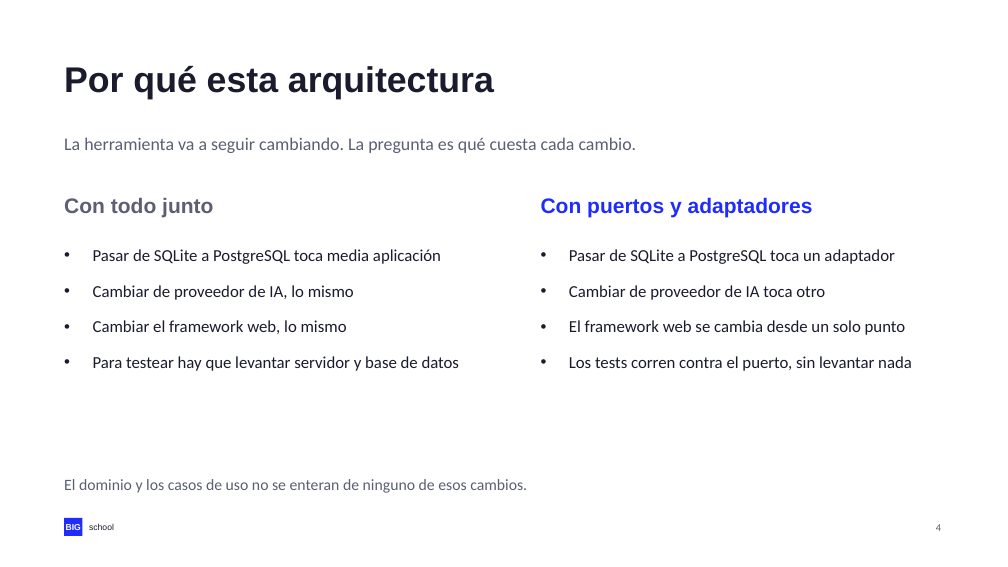
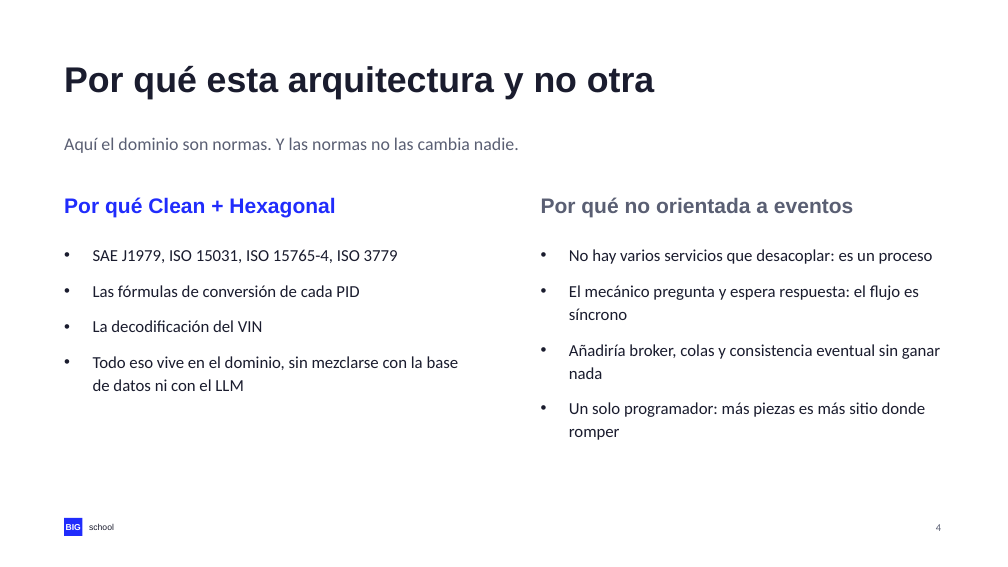
Before and after one commit to NovilloQuinta/intelligent-automotive-diagnostics, a slide deck: slide 4 of docs/presentacion/tfm-intelligent-automotive-diagnostics.pptx. Drawn at 1008x567 pixels with LibreOffice and Linux fonts; fonts in the diff are those of the drawing. Boxes give left, top, right and bottom in pixels: in the first picture for what was removed or moved away, otherwise in the second. Text is boxed around its words. In the diff, an @@ line names an element or a change of style, - is before the commit and + after.

Commit message:
docs(tfm): justificar la arquitectura frente a las alternativas

```diff
--- a/docs/presentacion/tfm-intelligent-automotive-diagnostics.pptx
+++ b/docs/presentacion/tfm-intelligent-automotive-diagnostics.pptx
@@ text at box(64, 66, 654, 99): text changed @@
-Por qué esta arquitectura
+Por qué esta arquitectura y no otra
@@ text at box(64, 137, 519, 153): text changed @@
-La herramienta va a seguir cambiando. La pregunta es qué cuesta cada cambio.
+Aquí el dominio son normas. Y las normas no las cambia nadie.
@@ text at box(64, 197, 335, 218): text changed; text colour #5A5F73 to #202CFC @@
-Con todo junto
+Por qué Clean + Hexagonal
@@ text at box(541, 197, 853, 218): text changed; text colour #202CFC to #5A5F73 @@
-Con puertos y adaptadores
+Por qué no orientada a eventos
@@ text at box(93, 249, 459, 391): text changed @@
-• Pasar de SQLite a PostgreSQL toca media aplicación
-• Cambiar de proveedor de IA, lo mismo
-• Cambiar el framework web, lo mismo
-• Para testear hay que levantar servidor y base de datos
+• SAE J1979, ISO 15031, ISO 15765-4, ISO 3779
+• Las fórmulas de conversión de cada PID
+• La decodificación del VIN
+• Todo eso vive en el dominio, sin mezclarse con la base de datos ni con el LLM
@@ text at box(569, 249, 940, 440): text changed @@
-• Pasar de SQLite a PostgreSQL toca un adaptador
-• Cambiar de proveedor de IA toca otro
-• El framework web se cambia desde un solo punto
-• Los tests corren contra el puerto, sin levantar nada
+• No hay varios servicios que desacoplar: es un proceso
+• El mecánico pregunta y espera respuesta: el flujo es síncrono
+• Añadiría broker, colas y consistencia eventual sin ganar nada
+• Un solo programador: más piezas es más sitio donde romper
@@ text removed at box(64, 479, 527, 493) @@
-El dominio y los casos de uso no se enteran de ninguno de esos cambios.
```
Also in this commit, not shown: 1 other file.
